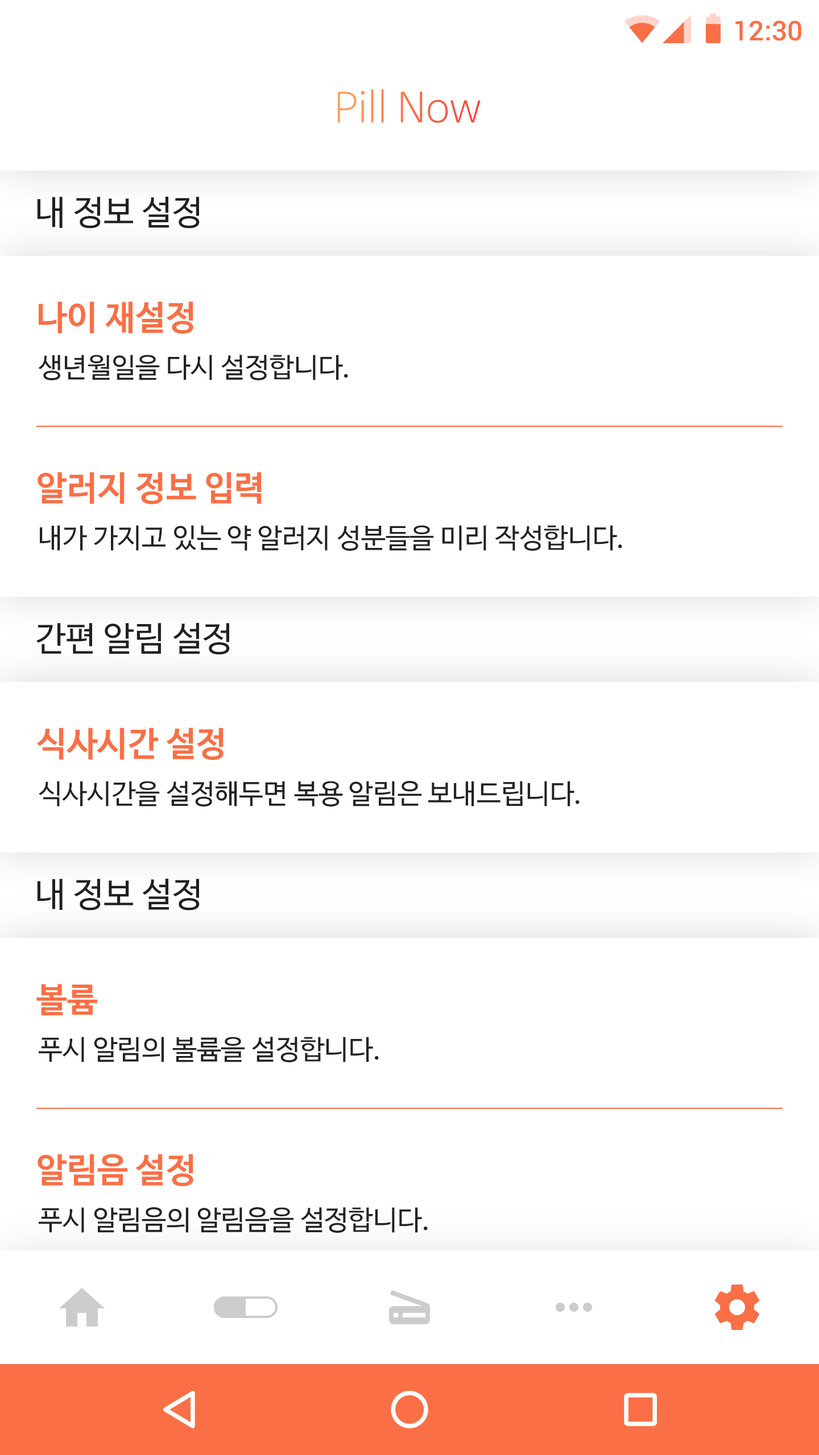
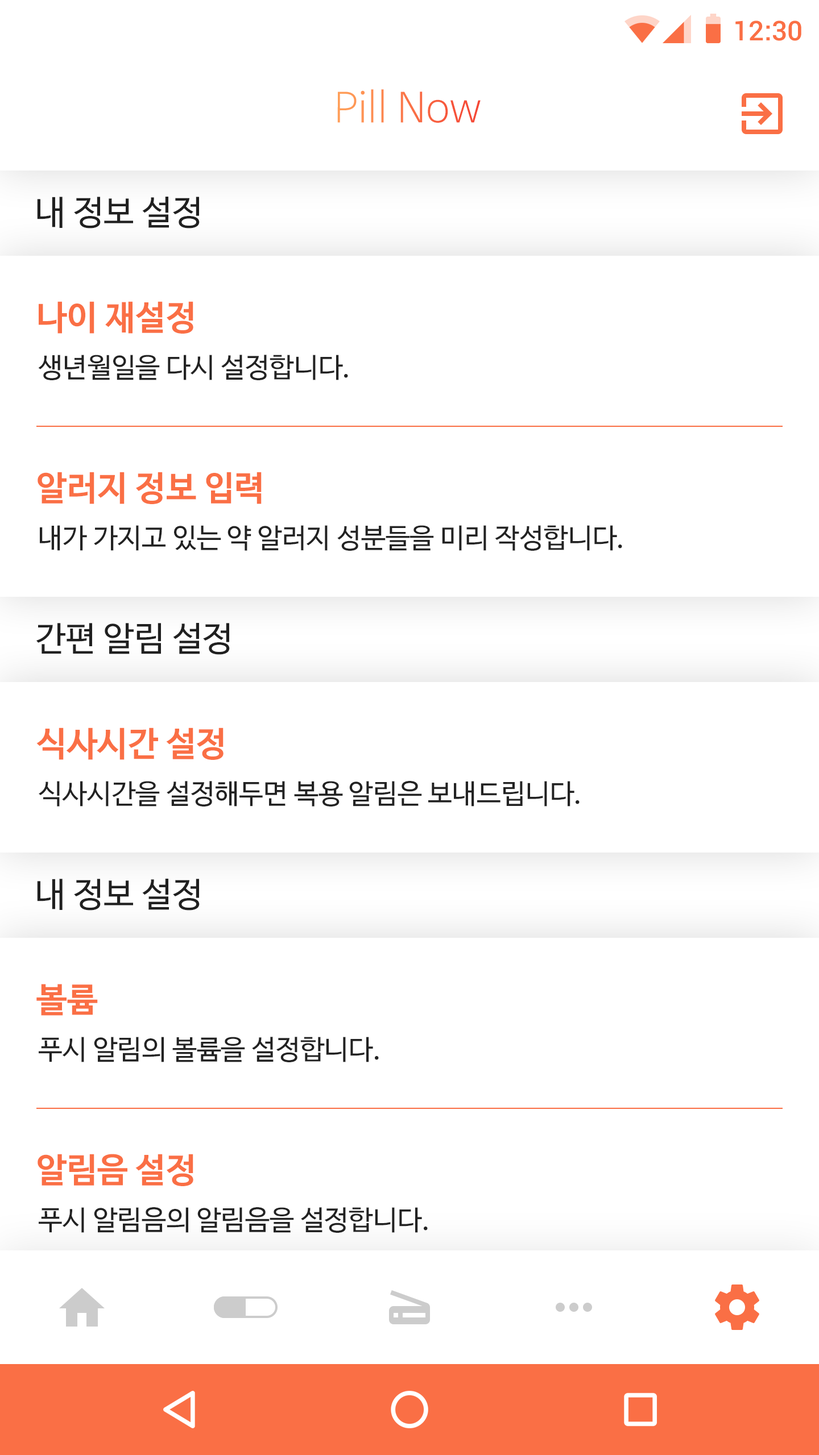
The second 819x1455 image is a revision of the first. Changes to its layers:
added layer "ic_exit_to_app_black_24dp" in group "Action Bar" over [741, 93, 783, 135]
